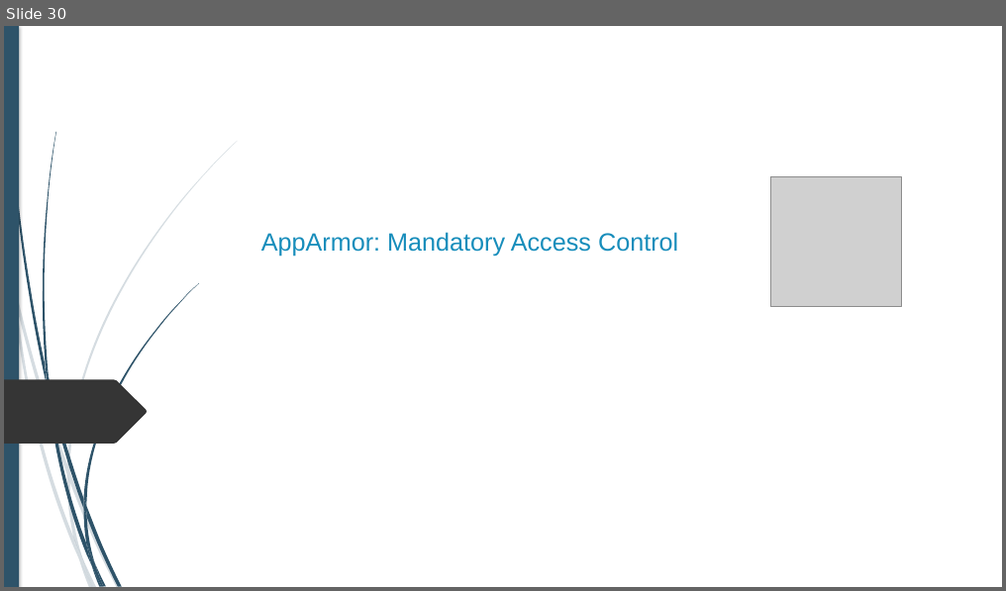
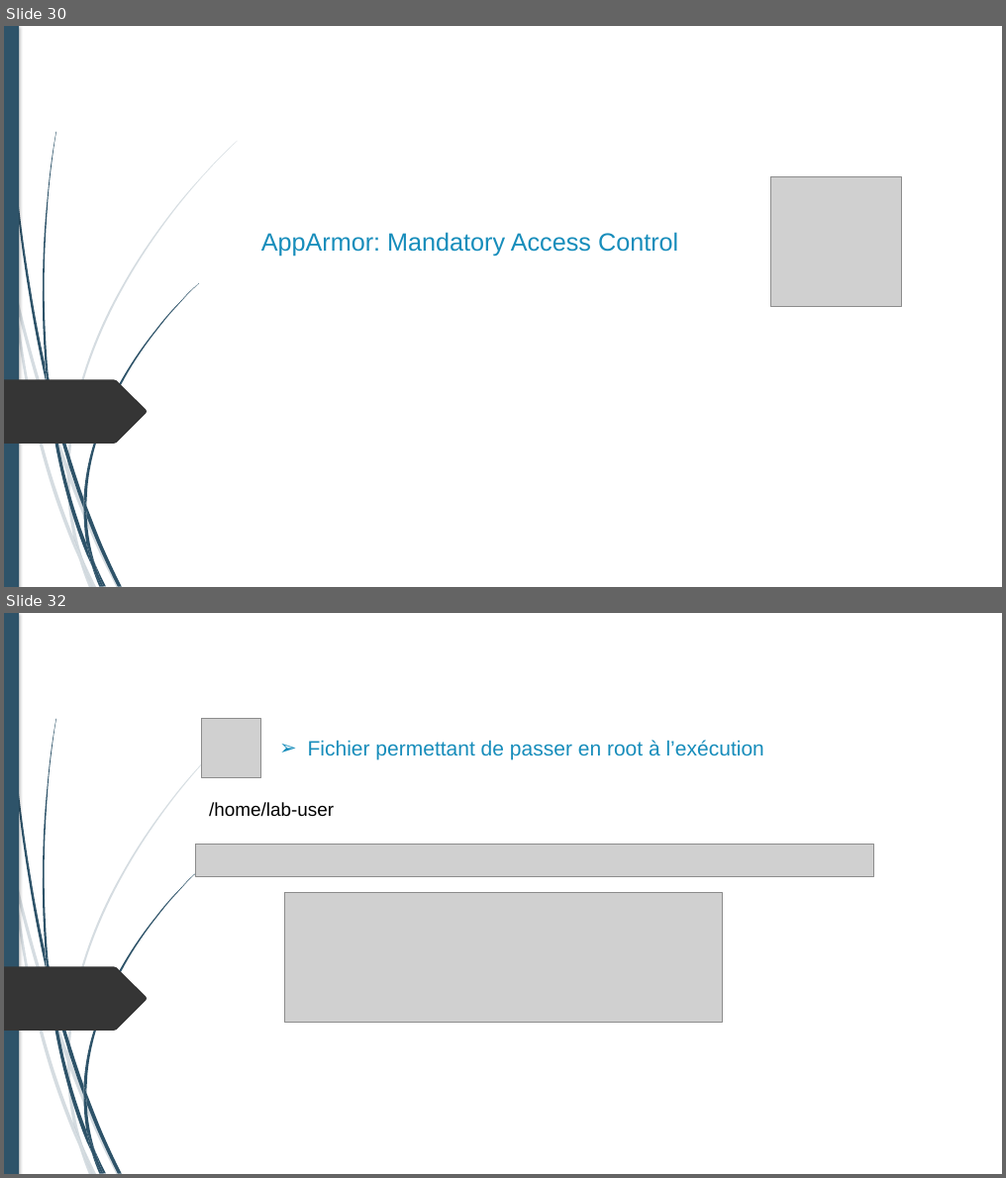
Before and after one commit to alexandreAubois/Secu_linux, a slide deck: Projet-Linux.pptx. Shown one above the other, each under a label of ours: slide 30 before the commit, slides 30 and 32 after it; the slides between them are not shown. The pictures are 1006x591 and 1006x1178 pixels, drawn with LibreOffice and Linux fonts; fonts in the diff are those of the drawing; grey boxes stand for pictures; background and template pictures are left out. Boxes give left, top, right and bottom in pixels: in the first picture for what was removed or moved away, otherwise in the second. Text is boxed around its words. In the diff, an @@ line names an element or a change of style, - is before the commit and + after.

```diff
--- a/Projet-Linux.pptx
+++ b/Projet-Linux.pptx
@@ slide 32 added at (4, 613, 1002, 1174), background #FFFFFF; not listed: 24 template elements that a slide beside it also shows @@
@@ picture added at (202, 719, 261, 778) @@
@@ text added at (308, 740, 764, 761), 20 pt, text #178DBB @@
+➢ Fichier permettant de passer en root à l’exécution
@@ text added at (209, 802, 334, 817), 18 pt, text #000000 @@
+/home/lab-user
@@ picture added at (196, 844, 874, 876) @@
@@ picture added at (284, 893, 722, 1022) @@
```
Also in this commit, not shown: 2 other slides added.
